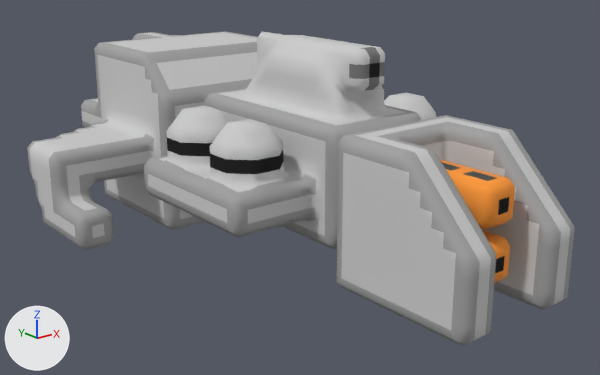
Two versions of the OBJ model src/jsMain/resources/meshes/ndrc-2-jager-class.obj, one commit apart.
Camera for both pictures: a camera (50 mm lens) standing at (-41.0, -54.2, 25.2) and looking at (0.7, -2.2, 4.4). The lights are fixed; the arrows at lower left show +X, +Y and +Z. Where no turn or scale is listed for an object, it has been applied to the vertices.

Names of what the first picture shows: 'ndrc-2-jager-class'.
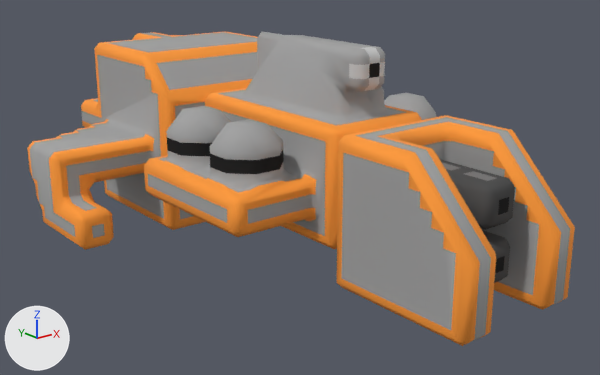
The change, as a diff of the scene's bpy script:
```diff
--- a/src/jsMain/resources/meshes/ndrc-2-jager-class.obj.py
+++ b/src/jsMain/resources/meshes/ndrc-2-jager-class.obj.py
@@ me_ndrc_2_jager_class @@
 # used by ob_ndrc_2_jager_class; location = (0.0, 0.0, 0.0)
-me_ndrc_2_jager_class.from_pydata(...)  # 7034 vertices, 14064 faces; spans x -16.5..16.5, y -25.5..25.5, z 0.0..17.0
+me_ndrc_2_jager_class.from_pydata(...)  # 1623 vertices, 3070 faces; spans x -16.5..16.5, y -25.5..25.5, z 0.0..17.0
+# me_ndrc_2_jager_class part 1: 5411 vertices removed from x -16.5..16.5, y -25.5..25.0, z 0.0..17.0
+# me_ndrc_2_jager_class part 2: 702 kept faces spanning x -16.5..16.5, y -25.5..25.5, z 0.0..17.0 get new texture (UV) coordinates
 me_ndrc_2_jager_class.materials.append(mat_ndrc_2_jager_class)
```

Pixel boxes (x1, y1, x2, y2) of what changed, in the pictures (600 x 375 px):
part 1 of me_ndrc_2_jager_class, deleted
    before: (27, 31, 575, 346)
part 2 of me_ndrc_2_jager_class, surface changed
    both: (28, 47, 566, 346)
